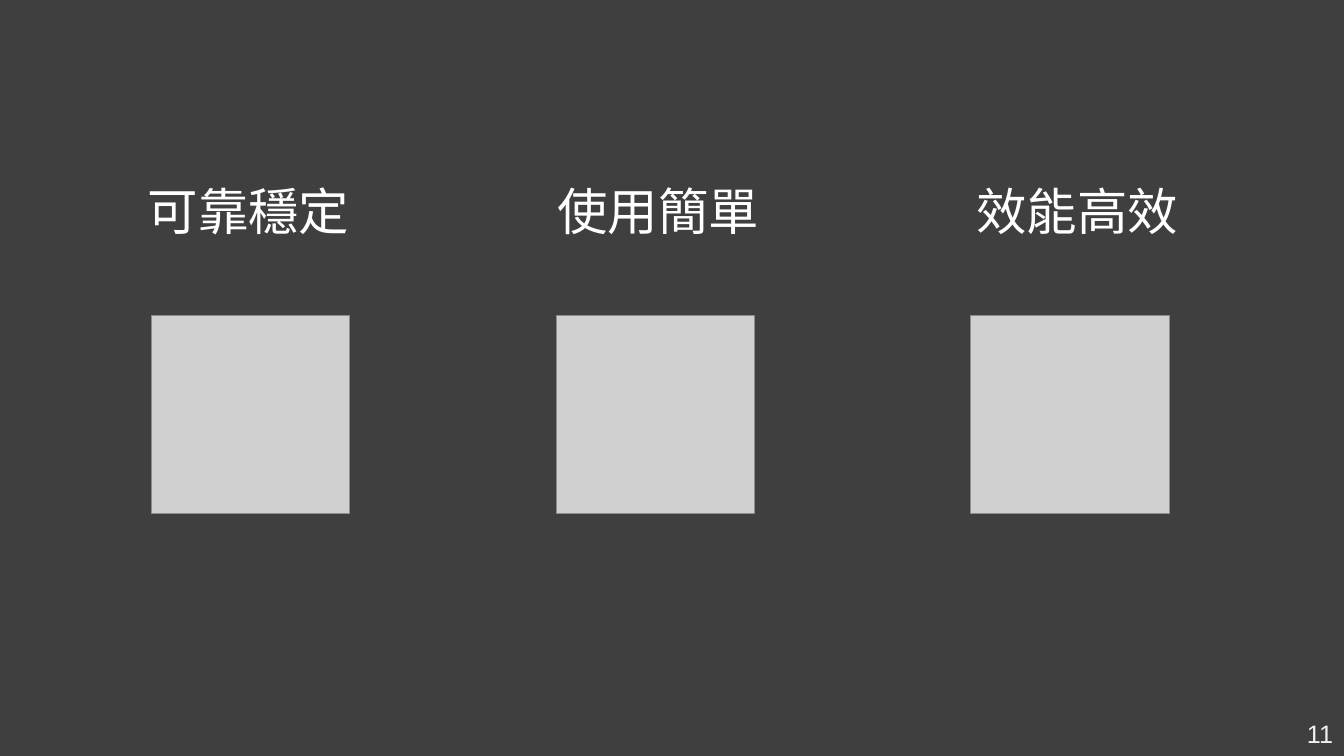
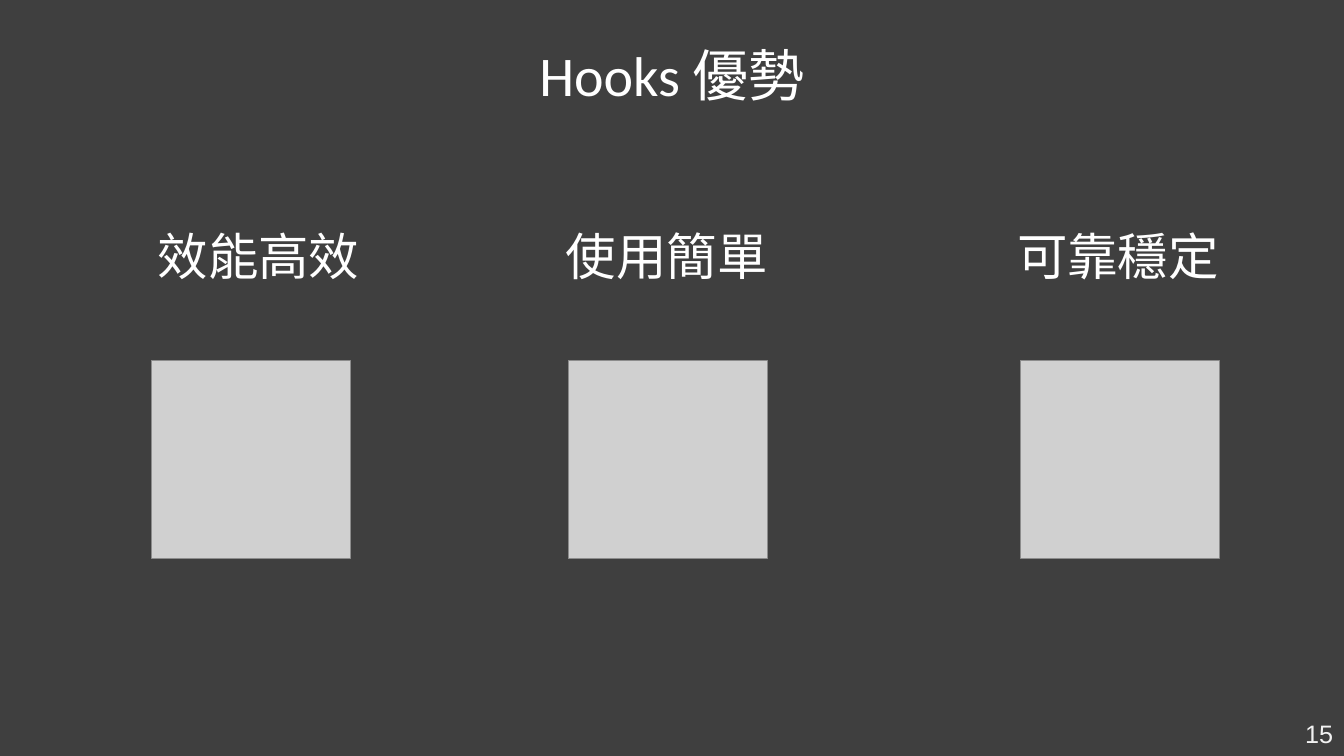
Before and after one commit to Kader-coder/React-Hooks, a slide deck: slide 15 of PPT/React Hooks &.pptx (slide 11 before the commit). Drawn at 1344x756 pixels with LibreOffice and Linux fonts; fonts in the diff are those of the drawing; grey boxes stand for pictures. Boxes give left, top, right and bottom in pixels: in the first picture for what was removed or moved away, otherwise in the second. Text is boxed around its words. In the diff, an @@ line names an element or a change of style, - is before the commit and + after.

```diff
--- a/PPT/React Hooks &.pptx
+++ b/PPT/React Hooks &.pptx
@@ text added at (539, 49, 805, 101), 40 pt, text #FFFFFF @@
+Hooks 優勢
@@ text "效能高效": place and size @@
-text "效能高效" at (977, 187, 1179, 234)
+text "效能高效" at (158, 232, 360, 279)
@@ text "使用簡單": place and size @@
-text "使用簡單" at (557, 187, 759, 235)
+text "使用簡單" at (566, 232, 768, 280)
@@ text "可靠穩定": place and size @@
-text "可靠穩定" at (148, 187, 350, 235)
+text "可靠穩定" at (1017, 232, 1219, 280)
@@ picture: place and size @@
-picture at (971, 316, 1170, 514)
+picture at (152, 360, 351, 559)
@@ picture: place and size @@
-picture at (557, 316, 755, 514)
+picture at (569, 361, 767, 560)
@@ picture: place and size @@
-picture at (151, 316, 350, 514)
+picture at (1021, 360, 1220, 559)
@@ page number at (1305, 725, 1333, 744): text changed @@
-11
+15
```
Also in this commit, not shown: 5 other slides changed, 6 slides added, 5 slides removed, 1 other file.
